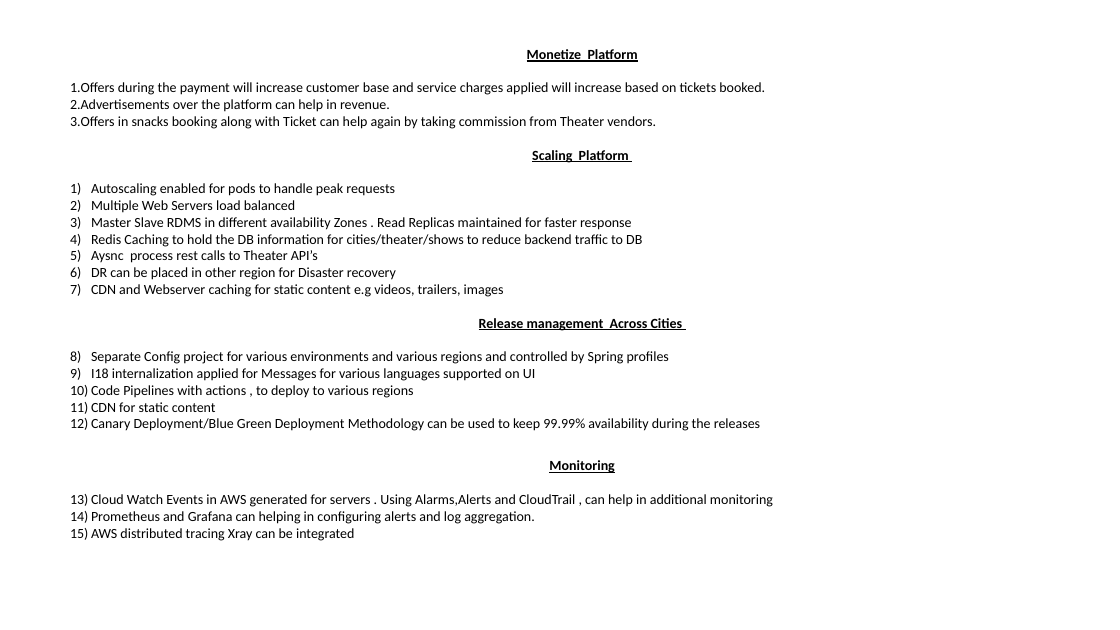
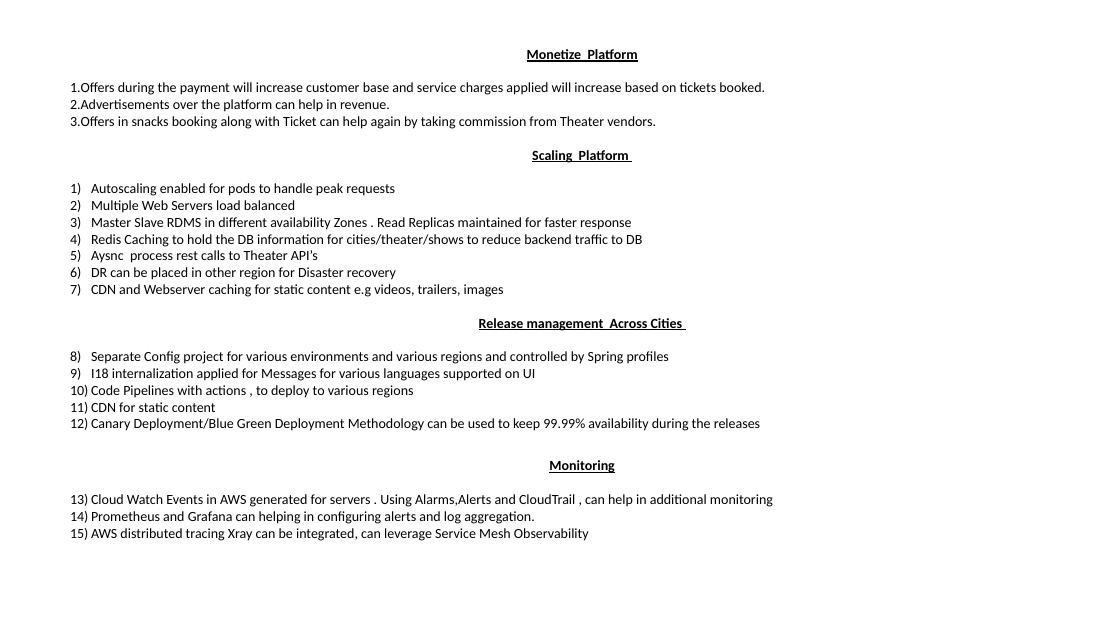
Before and after one commit to sgup46/MockBookMyShow, a slide deck: slide 5 of Non-Functional Requirements Presentation.pptx. Drawn at 1120x630 pixels with LibreOffice and Linux fonts; fonts in the diff are those of the drawing. Boxes give left, top, right and bottom in pixels: in the first picture for what was removed or moved away, otherwise in the second. Text is boxed around its words. In the diff, an @@ line names an element or a change of style, - is before the commit and + after.

```diff
--- a/Non-Functional Requirements Presentation.pptx
+++ b/Non-Functional Requirements Presentation.pptx
@@ text at <box>91,528,589,541</box>: text changed @@
-3) AWS distributed tracing Xray can be integrated
+3) AWS distributed tracing Xray can be integrated, can leverage Service Mesh Observability
```
Also in this commit, not shown: 1 other file.
